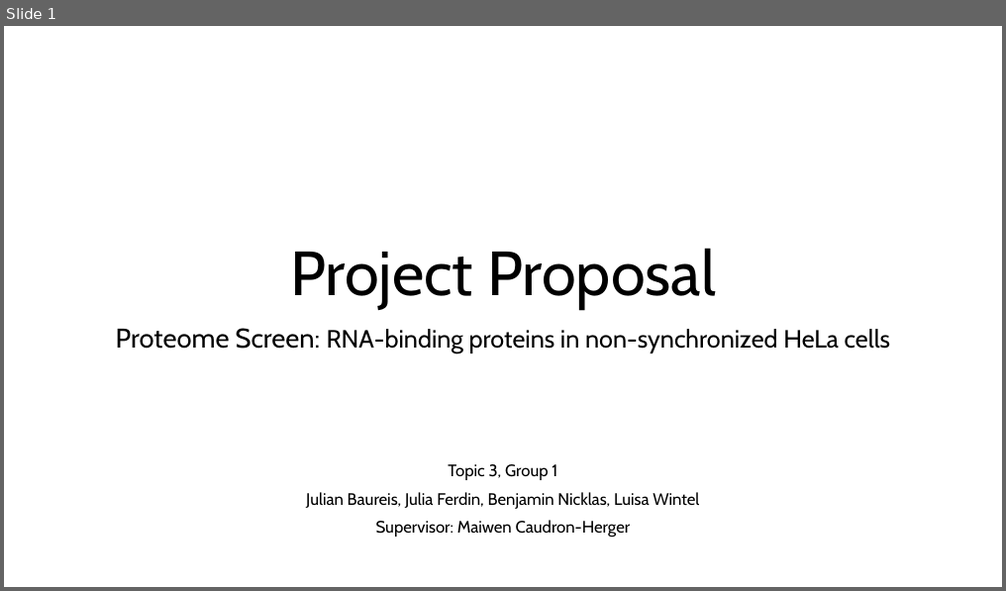
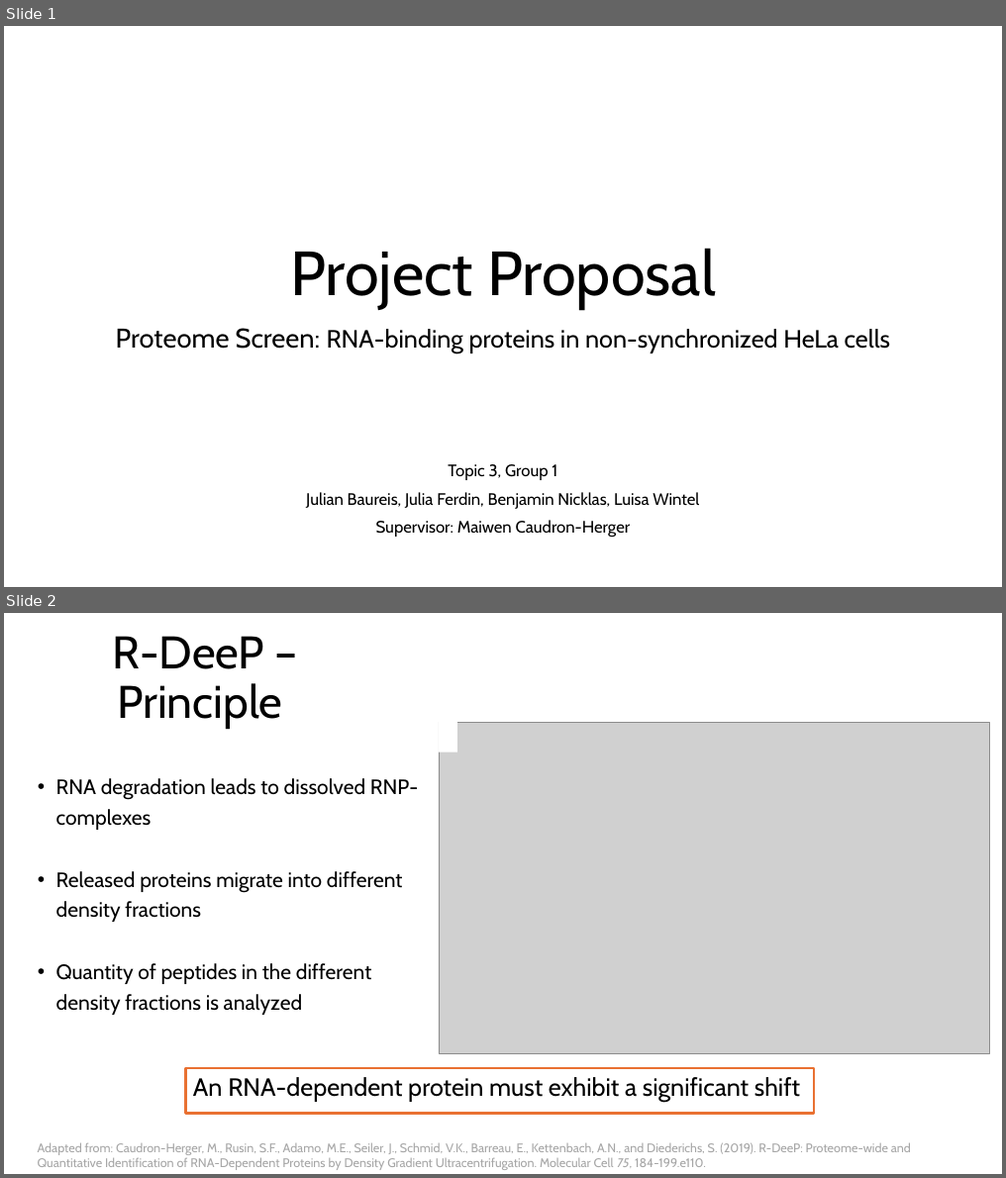
Before and after one commit to MichelaPozzi/2025-topic-03-group-01, a slide deck: Project Proposal Ben.pptx. Shown one above the other, each under a label of ours: slide 1 before the commit, slides 1 and 2 after it. The pictures are 1006x591 and 1006x1178 pixels, drawn with LibreOffice and Linux fonts; fonts in the diff are those of the drawing; grey boxes stand for pictures. Boxes give left, top, right and bottom in pixels: in the first picture for what was removed or moved away, otherwise in the second. Text is boxed around its words. In the diff, an @@ line names an element or a change of style, - is before the commit and + after.

```diff
--- a/Project Proposal Ben.pptx
+++ b/Project Proposal Ben.pptx
@@ slide 2 added at (4,613,1002,1174), background #FFFFFF @@
@@ title added at (112,636,282,729), 44 pt, text #000000 @@
+R-DeeP – Principle
@@ picture added at (439,722,990,1054) @@
@@ rectangle added at (439,722,457,753), fill #FFFFFF @@
@@ text added at (56,778,418,1015), 20 pt, text #000000 @@
+• RNA degradation leads to dissolved RNP-complexes
+• Released proteins migrate into different
+  density fractions
+• Quantity of peptides in the different density fractions is analyzed
@@ rectangle added at (186,1069,814,1114), outline #E97132 2.25 pt, 24 pt, text #000000 @@
+An RNA-dependent protein must exhibit a significant shift
@@ text added at (38,1144,911,1170), 12 pt, text #A6A6A6 @@
+Adapted from: Caudron-Herger, M., Rusin, S.F., Adamo, M.E., Seiler, J., Schmid, V.K., Barreau, E., Kettenbach, A.N., and Diederichs, S. (2019). R-DeeP: Proteome-wide and Quantitative Identification of RNA-Dependent Proteins by Density Gradient Ultracentrifugation. Molecular Cell 75, 184-199.e110.
```
Also in this commit, not shown: 2 other slides added.
